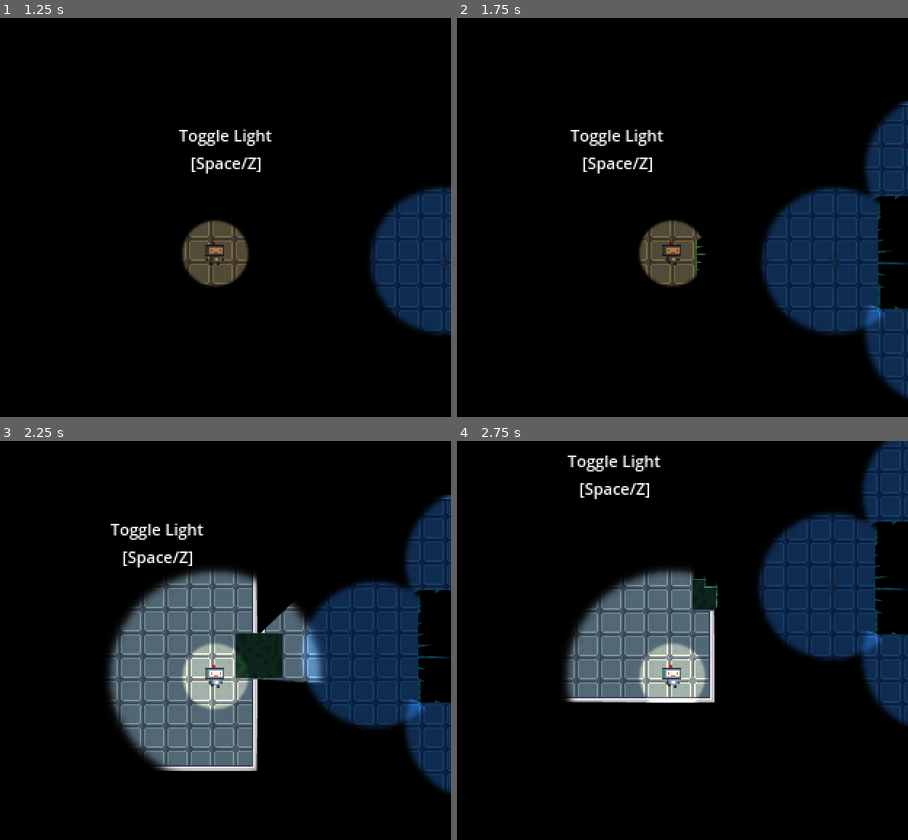
Above: before the commit, frames 1-4 (two rows, left to right).
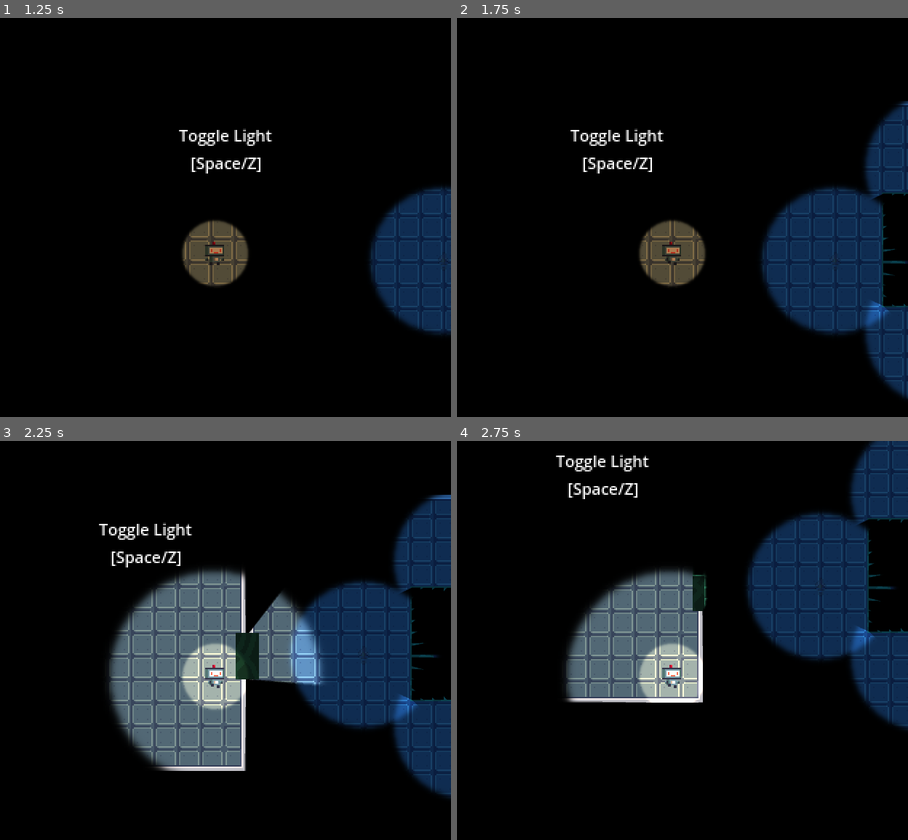
Above: after the commit, the same moments.

Repository: CookieCherith0969/GDM-Assignment-4
Game: Godot game, scene res://Scenes/Levels/StartMenu.tscn
Two runs of this game, one before a commit and one after it. Both use one fixed random seed, a clock stepped at 60 frames per second and the inputs below.
Inputs (mouse positions are in pixels of both pictures, inside the frame that each line leads up to):
- Up to frame 1 (1.25 s): click "PLAY" at 0.5 s
- Up to frame 2 (1.75 s): move the mouse to (777, 229) at 1.27 s; hold D (Right) from 1.28 s (still down); hold E (Interact) from 1.28 s (still down)
- Up to frame 3 (2.25 s): move the mouse to (121, 700) at 2.02 s; release D (Right) at 2.03 s; release E (Interact) at 2.03 s; hold S (Down) from 2.03 s (still down); tap Space (Light) at 2.1 s
- Up to frame 4 (2.75 s): keep holding S (Down)

Frame 1 is identical in both runs. In frame 2, 0.6% of the frame differs, in the area x 52-100%, y 43-75%; in frame 3, 12%, in the area x 21-100%, y 13-90%; in frame 4, 8.6%.

Commit message:
Light gates now tile properly with size

Diff:
--- a/Scenes/LevelExit.tscn
+++ b/Scenes/LevelExit.tscn
@@ -1,11 +1,11 @@
-[gd_scene load_steps=3 format=3 uid="uid://b2suve1qcxwg0"]
+[gd_scene load_steps=3 format=3 uid="uid://brq1akj3557e0"]
 
-[ext_resource type="Script" path="res://Scenes/LevelExit.gd" id="1_umx6i"]
+[ext_resource type="Script" path="res://Scripts/LevelExit.gd" id="1_3p8qk"]
 
 [sub_resource type="RectangleShape2D" id="RectangleShape2D_wbhc1"]
 
 [node name="LevelExit" type="Node2D"]
-script = ExtResource("1_umx6i")
+script = ExtResource("1_3p8qk")
 
 [node name="Area2D" type="Area2D" parent="."]
 collision_layer = 2
--- a/Scenes/Levels/DavidLevel.tscn
+++ b/Scenes/Levels/DavidLevel.tscn
@@ -18,6 +18,7 @@
 layer_0/tile_data = PackedInt32Array(-4, 65540, 9, 65532, 65540, 9, 131068, 65540, 9, -65540, 65540, 9, -131076, 65540, …(13090 unchanged characters)…
 
 [node name="CanvasModulate" type="CanvasModulate" parent="."]
+visible = false
 color = Color(0, 0, 0, 1)
 
 [node name="Enemies" type="Node2D" parent="."]
@@ -64,10 +65,12 @@
 position = Vector2(40, -224)
 
 [node name="PowerGate" parent="Objects" instance=ExtResource("6_n10vy")]
-position = Vector2(-120, -184)
+position = Vector2(-126, -184)
+rotation = 1.5708
 
 [node name="PowerGate2" parent="Objects" instance=ExtResource("6_n10vy")]
-position = Vector2(-120, -200)
+position = Vector2(-126, -200)
+rotation = 1.5708
 
 [node name="LightGate3" parent="Objects" instance=ExtResource("4_rj3fi")]
 position = Vector2(0, -300)
--- a/Scenes/Levels/KynanLevel.tscn
+++ b/Scenes/Levels/KynanLevel.tscn
@@ -18,6 +18,7 @@
 layer_0/tile_data = PackedInt32Array(-131075, 65540, 2, -65539, 65540, 2, -3, 65540, 2, 65533, 65540, 2, 131069, 65540, …(40530 unchanged characters)…
 
 [node name="CanvasModulate" type="CanvasModulate" parent="."]
+visible = false
 color = Color(0, 0, 0, 1)
 
 [node name="Enemies" type="Node2D" parent="."]
@@ -215,19 +216,19 @@
 [node name="Map" type="Node2D" parent="."]
 
 [node name="PowerGate4" parent="Map" instance=ExtResource("3_s1a3d")]
-position = Vector2(532, 164)
+position = Vector2(526, 168)
 rotation = 1.5708
 
 [node name="PowerGate5" parent="Map" instance=ExtResource("3_s1a3d")]
-position = Vector2(532, 149)
+position = Vector2(526, 152)
 rotation = 1.5708
 
 [node name="PowerGate6" parent="Map" instance=ExtResource("3_s1a3d")]
-position = Vector2(532, 134)
+position = Vector2(526, 136)
 rotation = 1.5708
 
 [node name="PowerGate7" parent="Map" instance=ExtResource("3_s1a3d")]
-position = Vector2(532, 120)
+position = Vector2(526, 120)
 rotation = 1.5708
 
 [node name="PowerGate9" parent="Map" instance=ExtResource("3_s1a3d")]
@@ -246,27 +247,27 @@
 power_id = 2
 
 [node name="PowerGate" parent="Map" instance=ExtResource("3_s1a3d")]
-position = Vector2(952, 276)
+position = Vector2(952, 269)
 power_id = 1
 
 [node name="PowerGate2" parent="Map" instance=ExtResource("3_s1a3d")]
-position = Vector2(968, 276)
+position = Vector2(968, 269)
 power_id = 1
 
 [node name="PowerGate3" parent="Map" instance=ExtResource("3_s1a3d")]
-position = Vector2(984, 276)
+position = Vector2(984, 269)
 power_id = 1
 
 [node name="PowerGate8" parent="Map" instance=ExtResource("3_s1a3d")]
-position = Vector2(1000, 276)
+position = Vector2(1000, 269)
 power_id = 1
 
 [node name="PowerGate12" parent="Map" instance=ExtResource("3_s1a3d")]
-position = Vector2(1016, 276)
+position = Vector2(1016, 269)
 power_id = 1
 
 [node name="PowerGate13" parent="Map" instance=ExtResource("3_s1a3d")]
-position = Vector2(1032, 276)
+position = Vector2(1032, 269)
 power_id = 1
 
 [node name="PowerGate14" parent="Map" instance=ExtResource("3_s1a3d")]
--- a/Scenes/Levels/LampLevel.tscn
+++ b/Scenes/Levels/LampLevel.tscn
@@ -20,6 +20,7 @@
 layer_0/tile_data = PackedInt32Array(-131075, 327684, 2, -65539, 327684, 2, -3, 327684, 2, 65533, 327684, 2, 131069, 32 …(17778 unchanged characters)…
 
 [node name="CanvasModulate" type="CanvasModulate" parent="."]
+visible = false
 color = Color(0, 0, 0, 1)
 
 [node name="Enemies" type="Node2D" parent="."]
@@ -72,18 +73,22 @@
 
 [node name="PowerGate5" parent="Objects" instance=ExtResource("3_nufot")]
 position = Vector2(-51, -584)
+rotation = 1.5708
 power_id = 1
 
 [node name="PowerGate6" parent="Objects" instance=ExtResource("3_nufot")]
 position = Vector2(-51, -568)
+rotation = 1.5708
 power_id = 1
 
 [node name="PowerGate7" parent="Objects" instance=ExtResource("3_nufot")]
 position = Vector2(51, -568)
+rotation = 1.5708
 power_id = 2
 
 [node name="PowerGate8" parent="Objects" instance=ExtResource("3_nufot")]
 position = Vector2(51, -584)
+rotation = 1.5708
 power_id = 2
 
 [node name="PowerGate2" parent="Objects" instance=ExtResource("3_nufot")]
--- a/Scenes/Levels/Tutorial.tscn
+++ b/Scenes/Levels/Tutorial.tscn
@@ -75,27 +75,30 @@
 [node name="Gates" type="Node2D" parent="."]
 
 [node name="LightGate" parent="Gates" instance=ExtResource("3_ysgnm")]
-position = Vector2(124, 51)
+position = Vector2(116, 52)
 rotation = 1.5708
-scale = Vector2(0.638241, 1)
+gateX = 4
+gateY = 2
 
 [node name="LightGate2" parent="Gates" instance=ExtResource("3_ysgnm")]
 position = Vector2(228, 20)
-scale = Vector2(1.70845, 0.48)
+gateX = 10
+gateY = 2
 
 [node name="LightGate3" parent="Gates" instance=ExtResource("3_ysgnm")]
 position = Vector2(228, 83)
-scale = Vector2(1.70845, 0.48)
+gateX = 10
+gateY = 2
 
 [node name="LightGate4" parent="Gates" instance=ExtResource("3_ysgnm")]
-position = Vector2(223, 76)
+position = Vector2(228, 76)
 rotation = -1.5708
-scale = Vector2(0.948452, 0.48)
+gateY = 2
 
 [node name="LightGate5" parent="Gates" instance=ExtResource("3_ysgnm")]
-position = Vector2(290, 76)
+position = Vector2(292, 76)
 rotation = -1.5708
-scale = Vector2(0.948452, 0.48)
+gateY = 2
 
 [node name="Objects" type="Node2D" parent="."]
 
@@ -125,9 +128,10 @@
 next_level_name = "BatteryLevel"
 
 [node name="LightGate" parent="." instance=ExtResource("3_ysgnm")]
-position = Vector2(532, 56)
+position = Vector2(532, 51)
 rotation = 1.5708
-scale = Vector2(2, 1)
+gateX = 14
+gateY = 8
 
 [node name="InvertedDecoLight" parent="." instance=ExtResource("13_1tqma")]
 position = Vector2(537, 9)
--- a/Scripts/gateBlock.gd
+++ b/Scripts/gateBlock.gd
@@ -24,7 +24,8 @@
 		return
 	pos = new_pos
 	position = pos*8
-	sprite.texture.region.position = pos*8
+	sprite.texture.region.position.x = (int(pos.x)*8)%48
+	sprite.texture.region.position.y = (int(pos.y)*8)%32
 
 func on_lit(_lighter):
 	num_lights += 1
Binary file changed: Art/PlaceholderArt/LightGate.png
Not shown: 1 places in Scenes/Levels/BatteryLevel.tscn that only renumber resources
Not shown: 1 places in Scenes/Levels/DavidLevel.tscn that only renumber resources
Not shown: 1 places in Scenes/Levels/KynanLevel.tscn that only renumber resources
Not shown: 1 places in Scenes/Levels/LampLevel.tscn that only renumber resources
Not shown: 1 places in Scenes/Levels/Tutorial.tscn that only renumber resources
Not shown: 2 places in Scenes/gateBlock.tscn that only renumber resources
